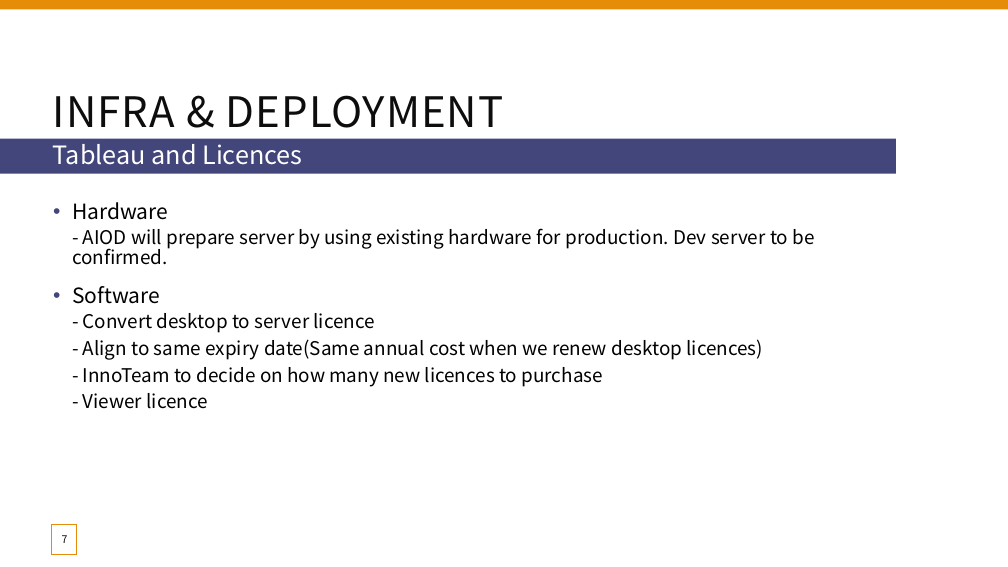
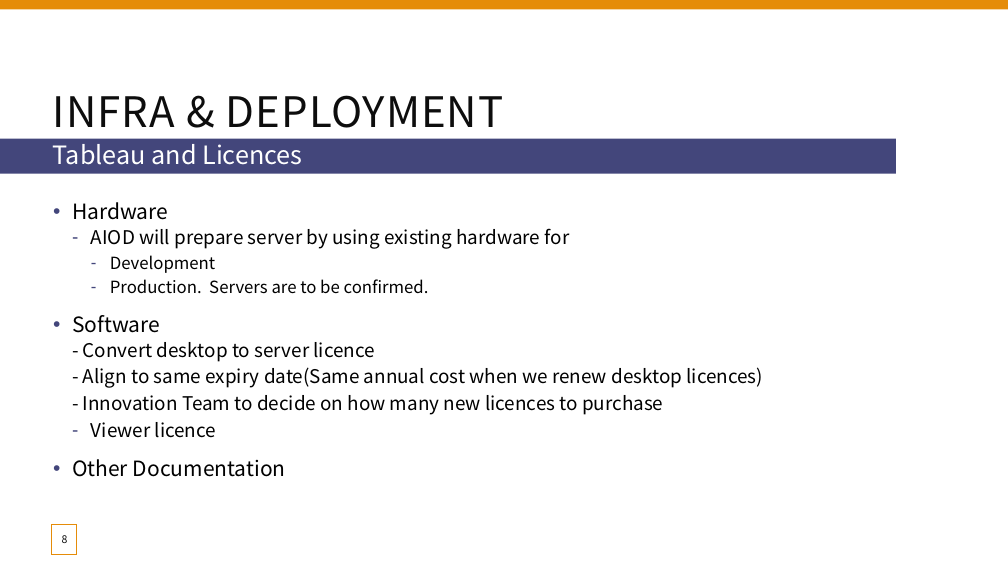
Before and after one commit to xiangshang4/RMD, a slide deck: slide 8 of Mizuho dashboard.pptx (slide 7 before the commit). Drawn at 1008x567 pixels with LibreOffice and Linux fonts; fonts in the diff are those of the drawing. Boxes give left, top, right and bottom in pixels: in the first picture for what was removed or moved away, otherwise in the second. Text is boxed around its words. In the diff, an @@ line names an element or a change of style, - is before the commit and + after.

```diff
--- a/Mizuho dashboard.pptx
+++ b/Mizuho dashboard.pptx
@@ text at [91, 228, 570, 294]: text changed @@
-  - AIOD will prepare server by using existing hardware for production. Dev server to be confirmed.
+  – AIOD will prepare server by using existing hardware for
+    – Development
+    – Production. Servers are to be confirmed.
@@ text at [72, 395, 663, 477]: text changed @@
-  - InnoTeam to decide on how many new licences to purchase
-  - Viewer licence
+  - Innovation Team to decide on how many new licences to purchase
+  – Viewer licence
+• Other Documentation
@@ page number at [62, 535, 68, 543]: text changed @@
-7
+8
```
Also in this commit, not shown: 4 other slides changed, 13 slides added.
